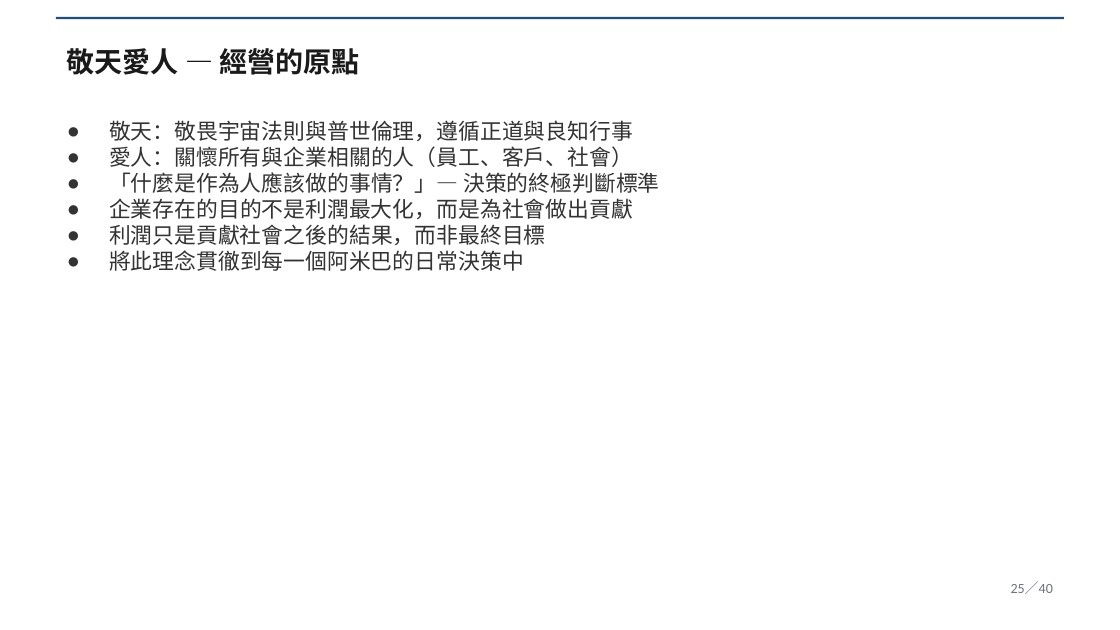
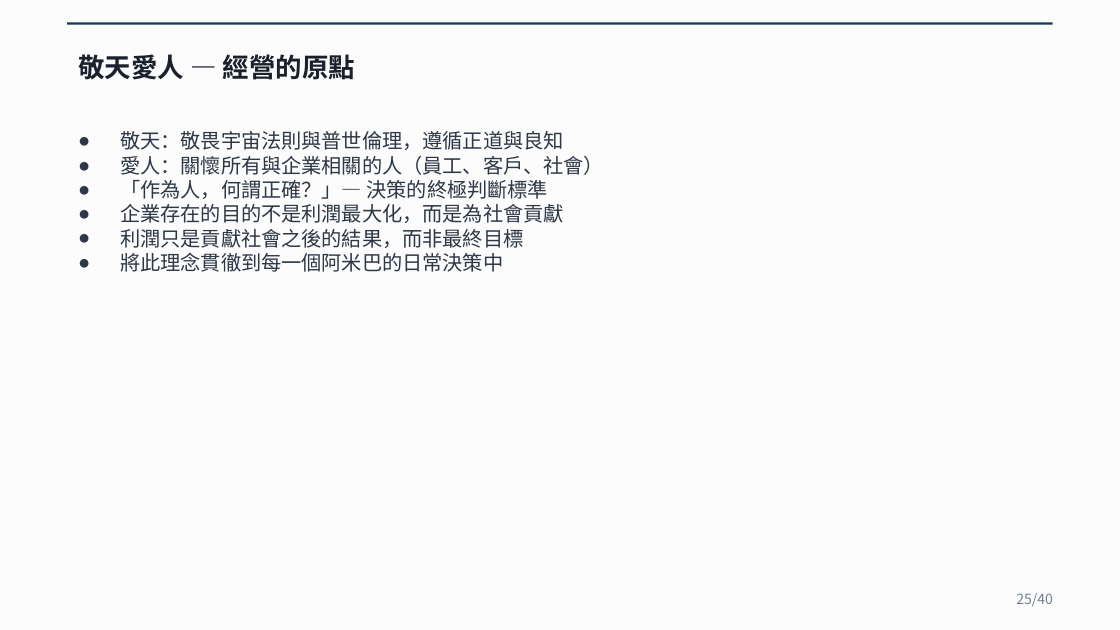
Before and after one commit to Lingo1516/Lingo1516.github.io, a slide deck: slide 25 of 阿米巴經營_40頁完整講義.pptx. Drawn at 1120x630 pixels with LibreOffice and Linux fonts; fonts in the diff are those of the drawing. Boxes give left, top, right and bottom in pixels: in the first picture for what was removed or moved away, otherwise in the second. Text is boxed around its words. In the diff, an @@ line names an element or a change of style, - is before the commit and + after.

```diff
--- a/阿米巴經營_40頁完整講義.pptx
+++ b/阿米巴經營_40頁完整講義.pptx
@@ background #FFFFFF to #FCFCFC @@
@@ rectangle: place and size @@
-rectangle at (56, 17, 1064, 19)
+rectangle at (67, 22, 1053, 25)
@@ rectangle at (67, 22, 1053, 25): fill #1F4E79 to #1A365D @@
@@ text "敬天愛人 — 經營的原點": place and size @@
-text "敬天愛人 — 經營的原點" at (67, 48, 360, 75)
+text "敬天愛人 — 經營的原點" at (78, 54, 355, 80)
@@ text "敬天愛人 — 經營的原點" at (78, 54, 355, 80): size 18 to 17 pt, font Calibri to Noto Sans CJK SC, text colour #1A1A1A to #1A202C @@
@@ text "敬天：敬畏宇宙法則與普世倫理，遵循正道與良知": place and size @@
-text "敬天：敬畏宇宙法則與普世倫理，遵循正道與良知" at (109, 120, 659, 271)
+text "敬天：敬畏宇宙法則與普世倫理，遵循正道與良知" at (120, 131, 604, 272)
@@ text at (120, 131, 564, 150): text changed; size 14 to 13 pt; font Calibri to Noto Sans CJK SC; text colour #333333 to #2D3748 @@
-● 敬天：敬畏宇宙法則與普世倫理，遵循正道與良知行事
+● 敬天：敬畏宇宙法則與普世倫理，遵循正道與良知
@@ text at (120, 156, 604, 272): size 14 to 13 pt, font Calibri to Noto Sans CJK SC, text colour #333333 to #2D3748 in "愛人：關懷所有與企業相關的人（員工、客戶、社會）", "利潤只是貢獻社會之後的結果，而非最終目標", "將此理念貫徹到每一個阿米巴的日常決策中" @@
@@ text at (120, 180, 564, 223): text changed; size 14 to 13 pt; font Calibri to Noto Sans CJK SC; text colour #333333 to #2D3748 @@
-● 「什麼是作為人應該做的事情？」— 決策的終極判斷標準
-● 企業存在的目的不是利潤最大化，而是為社會做出貢獻
+● 「作為人，何謂正確？」— 決策的終極判斷標準
+● 企業存在的目的不是利潤最大化，而是為社會貢獻
@@ text at (1016, 593, 1053, 607): text changed; font Calibri to Noto Sans CJK SC; text colour #6B7280 to #718096 @@
-25／40
+25/40
```
Also in this commit, not shown: 39 other slides changed.
